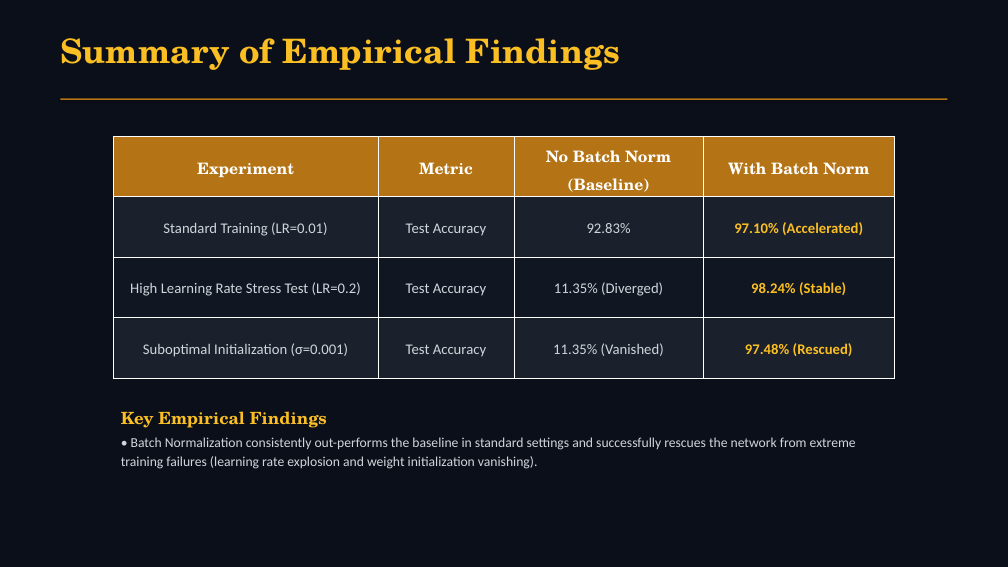
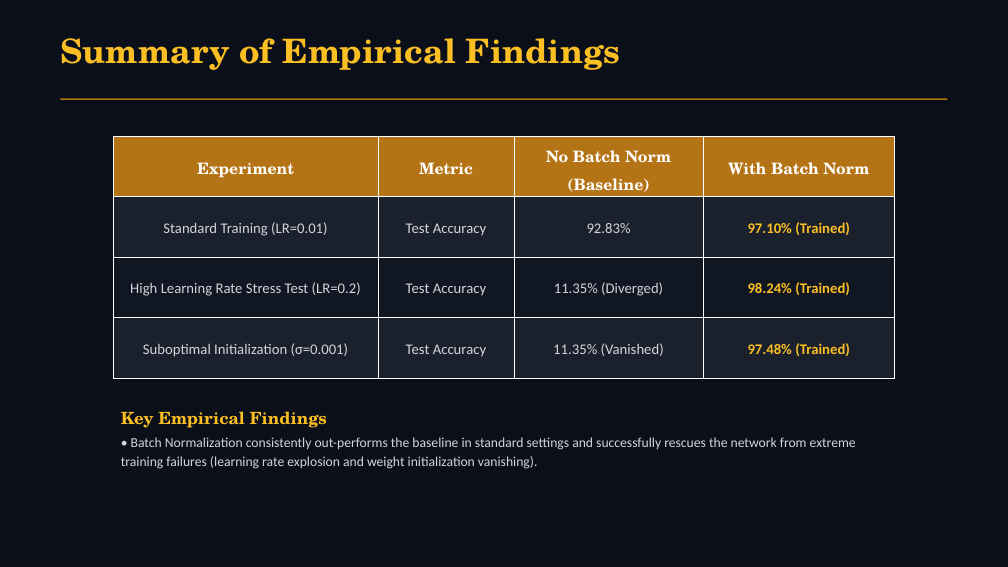
Before and after one commit to WhySeriousKaif/CNN-Group-3-Project, a slide deck: slide 13 of presentation.pptx. Drawn at 1008x567 pixels with LibreOffice and Linux fonts; fonts in the diff are those of the drawing. Boxes give left, top, right and bottom in pixels: in the first picture for what was removed or moved away, otherwise in the second. Text is boxed around its words. In the diff, an @@ line names an element or a change of style, - is before the commit and + after.

Commit message:
Introduce layout variations (3-column, horizontal stacks, flipped cards), simplify gate and temperature formulas, and add Shiva Gupta to Group 3

```diff
--- a/presentation.pptx
+++ b/presentation.pptx
@@ table at [113,136,895,378] @@
-row 2, column 4: 97.10% (Accelerated)
+row 2, column 4: 97.10% (Trained)
-row 3, column 4: 98.24% (Stable)
+row 3, column 4: 98.24% (Trained)
-row 4, column 4: 97.48% (Rescued)
+row 4, column 4: 97.48% (Trained)
```
Also in this commit, not shown: 13 other slides changed, 1 slide added, 1 slide removed, 1 other file.
